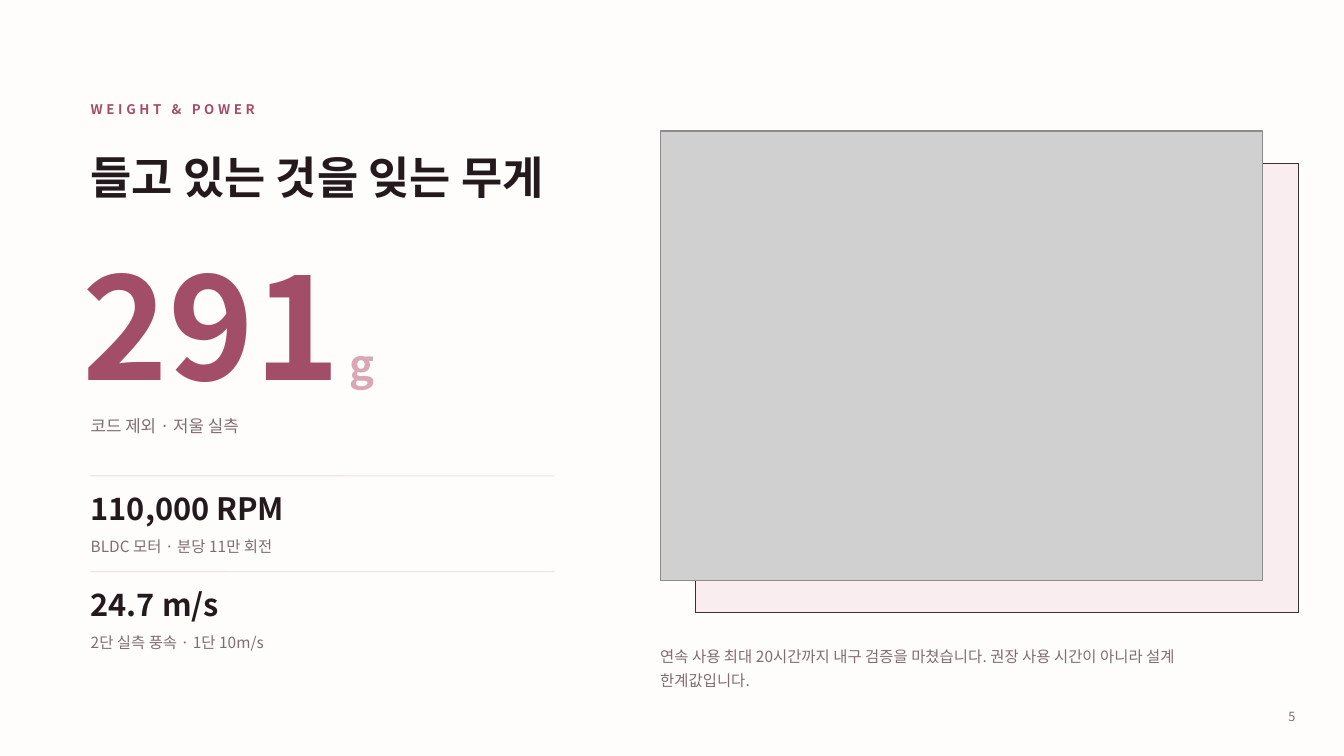
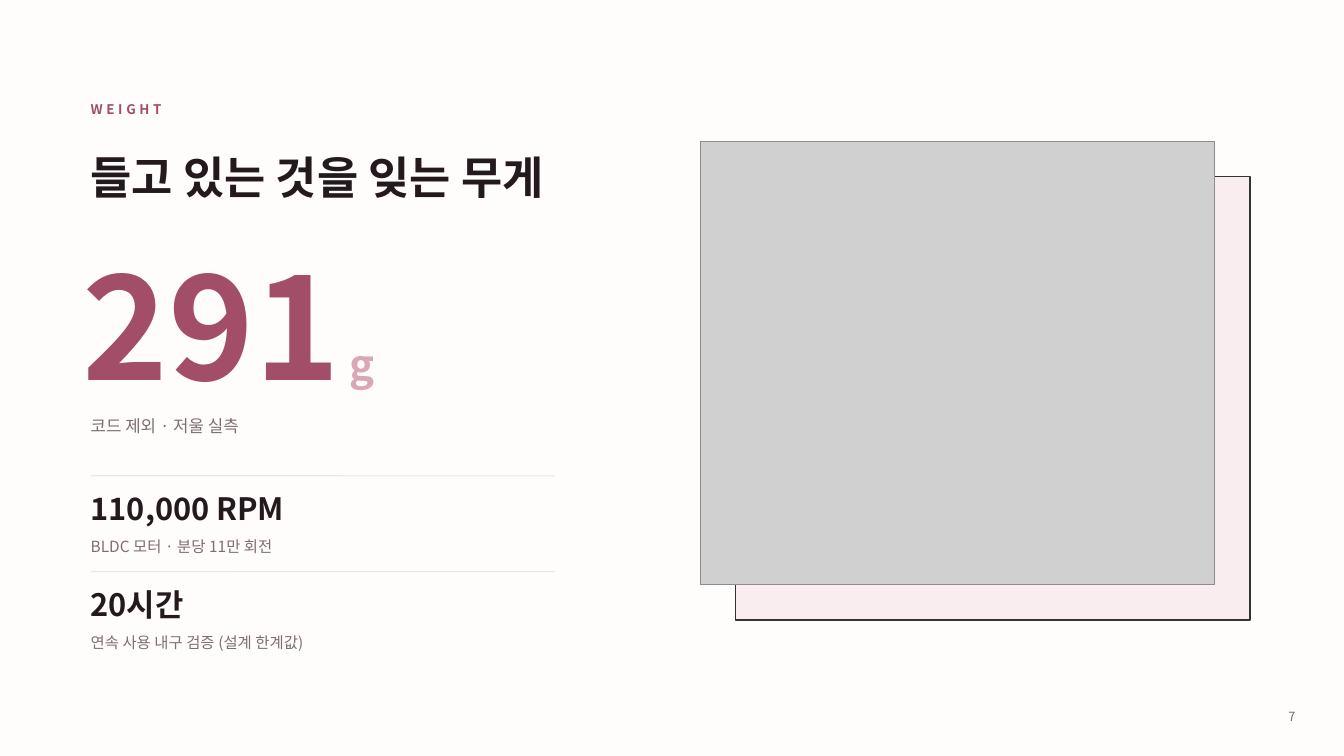
Before and after one commit to wqmn1212/nellia-order-hub, a slide deck: slide 7 of docs/넬리아_제품소개서_유통사용.pptx (slide 5 before the commit). Drawn at 1344x756 pixels with LibreOffice and Linux fonts; fonts in the diff are those of the drawing; grey boxes stand for pictures. Boxes give left, top, right and bottom in pixels: in the first picture for what was removed or moved away, otherwise in the second. Text is boxed around its words. In the diff, an @@ line names an element or a change of style, - is before the commit and + after.

```diff
--- a/docs/넬리아_제품소개서_유통사용.pptx
+++ b/docs/넬리아_제품소개서_유통사용.pptx
@@ text at (91,104,162,114): text changed @@
-WEIGHT & POWER
+WEIGHT
@@ picture: place and size @@
-picture at (660,131,1263,581)
+picture at (701,141,1215,585)
@@ rectangle: place and size @@
-rectangle at (696,163,1299,613)
+rectangle at (736,176,1250,620)
@@ text at (91,590,184,619): text changed @@
-24.7 m/s
+20시간
@@ text at (91,635,303,651): text changed @@
-2단 실측 풍속 · 1단 10m/s
+연속 사용 내구 검증 (설계 한계값)
@@ text removed at (660,649,1174,687) @@
-연속 사용 최대 20시간까지 내구 검증을 마쳤습니다. 권장 사용 시간이 아니라 설계 한계값입니다.
@@ page number at (1288,712,1295,721): text changed @@
-5
+7
```
Also in this commit, not shown: 7 other slides changed, 6 slides added, 1 other file.
